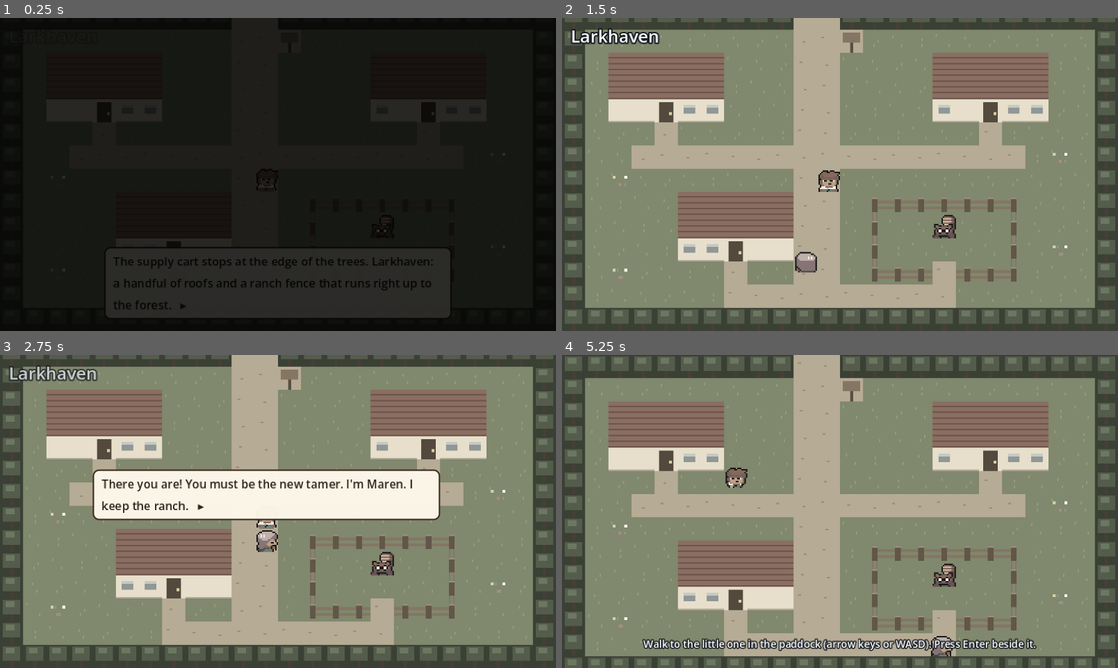
Above: before the commit, frames 1-4 (two rows, left to right).
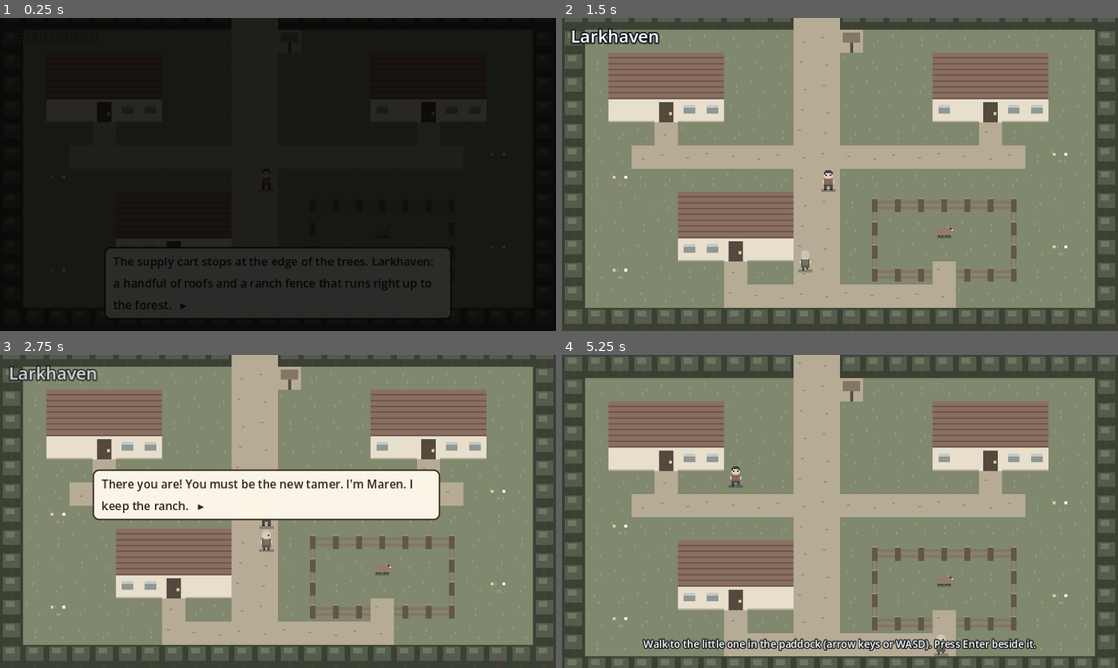
Above: after the commit, the same moments.

Repository: ecbarish/idle-arcade
Game: Godot game, scene res://scenes/main.tscn
Same seed, same stepped clock (60 frames per second), same inputs: the game is played once before the commit and once after it.
Inputs (mouse positions are in pixels of both pictures, inside the frame that each line leads up to):
- Up to frame 1 (0.25 s): no input
- Up to frame 2 (1.5 s): tap Enter (ui_accept) at 0.5, 0.77 s; move the mouse to (962, 158) at 0.52 s; hold Right (ui_right) 0.53-1.28 s; tap E at 0.6, 1.35 s; click (962, 158) at 0.67 s; move the mouse to (728, 190) at 1.27 s; hold Down (ui_down) from 1.28 s (still down)
- Up to frame 3 (2.75 s): tap Enter (ui_accept) at 1.52 s; move the mouse to (333, 442) at 2.02 s; release Down (ui_down) at 2.03 s; hold Right (ui_right) from 2.03 s (still down); tap E at 2.1 s
- Up to frame 4 (5.25 s): move the mouse to (812, 574) at 2.77 s; release Right (ui_right) at 2.78 s; hold Up (ui_up) 2.78-3.53 s; tap E every 0.75 s from 2.85 to 5.1 s; click (812, 574) at 2.92 s; tap Enter (ui_accept) at 3.02, 3.5, 3.77, 4.25, 4.52, 5 s; move the mouse to (1006, 558) at 3.52 s; hold Left (ui_left) 3.53-5.03 s; move the mouse to (673, 464) at 4.27 s; move the mouse to (867, 511) at 5.02 s; hold Down (ui_down) from 5.03 s (still down); click (867, 511) at 5.17 s

The runs differ from the first frame. In frame 1, less than 0.1% of the frame differs, in the area x 46-71%, y 48-68%; in frame 2, 0.6%, in the area x 41-71%, y 48-82%; in frame 3, 0.5%; in frame 4, 0.6%.

Commit message:
Godot trial: back to the code-drawn figures Evan preferred; Ninja Adventure removed; art direction recorded
Co-Authored-By: Claude Opus 5.5 <noreply@anthropic.com>

Diff:
--- a/wildbond-godot/scripts/main.gd
+++ b/wildbond-godot/scripts/main.gd
@@ -29,7 +29,6 @@
 	".SDAAAADS.", ".SDAAAADS.", "..DAAAAD..", "..DDDDDD..", "..DDDDDD..", "...K..K...", "...K..K..."]
 const CUB := [".........O.O", ".........OOO", "O..OOOOOOOEO", "OOOOOOOOOOOW", ".OOOOOOOOOO.", "..OOOOOOOO..",
 	"..O.O..O.O..", "..K.K..K.K.."]
-const SHEETS := { "tamer": preload("res://assets/ninja/tamer_walk.png"), "maren": preload("res://assets/ninja/maren_walk.png"), "cub": preload("res://assets/ninja/cub_walk.png") }
 const PAL := { "C": Color("2a3f6b"), "S": Color("f1c9a0"), "E": Color("222222"), "R": Color("d8453a"), "B": Color("3a4a6a"),
 	"K": Color("3a2a1a"), "G": Color("c9c3b8"), "A": Color("4f8a5a"), "D": Color("7a5236"), "O": Color("d8642e"), "W": Color("f4e4c8") }
 
@@ -221,26 +220,25 @@
 	for y in MAP.size():
 		for x in MAP[0].length():
 			_draw_tile(x, y, MAP[y][x])
-	var actors := [[me, "tamer"], [maren, "maren"], [cub, "cub"]]
+	var actors := [[me, TAMER], [maren, MAREN], [cub, CUB]]
 	actors.sort_custom(func(a, b): return a[0].pos.y < b[0].pos.y)
-	# Real sprite sheets (Ninja Adventure, CC0, assets/ninja): columns are directions (down, up, left, right), rows the
-	# steps of the walk. The tamer and the cub have four steps; Maren has two.
 	for i in actors.size():
 		var m: Mover = actors[i][0]
-		var sheet: Texture2D = SHEETS[actors[i][1]]
-		var steps := int(sheet.get_height() / 16.0)
+		var base: Array = actors[i][1]
 		var walking := not m.path.is_empty()
+		var frame := int(m.step_t * 8.0) % 2      # which foot is up
 		var bob := 0.0
-		var row := 0
 		if walking:
-			row = int(m.step_t * 8.0) % steps
+			bob = -1.0 if frame == 0 else 0.0
 		elif fmod(t + i * 0.8, 2.4) < 0.4:
 			bob = -1.0                             # a breath while standing still
 		if m == cub and cub_bonded and stage == "bonded":
 			bob = -abs(sin(t * 6.0)) * 3.0         # it hops for joy
-		draw_rect(Rect2(m.pos + Vector2(3, 13), Vector2(10, 3)), Color(0, 0, 0, 0.25))   # a soft shadow
-		var col: int = { Vector2i.DOWN: 0, Vector2i.UP: 1, Vector2i.LEFT: 2, Vector2i.RIGHT: 3 }.get(m.face, 0)
-		draw_texture_rect_region(sheet, Rect2(m.pos + Vector2(0, bob), Vector2(16, 16)), Rect2(col * 16, row * 16, 16, 16))
+		draw_rect(Rect2(m.pos + Vector2(3, 14), Vector2(10, 2)), Color(0, 0, 0, 0.25))   # a soft shadow
+		if base.size() > 8:
+			_draw_sprite(person_pose(base, m.face, walking, frame), m.pos + Vector2(3, 1 + bob), m.face != Vector2i.LEFT)
+		else:
+			_draw_sprite(creature_pose(base, walking, frame), m.pos + Vector2(2, 7 + bob), m.right)
 
 ## A person's look from the way they face: front (both eyes), back (all hair), side (one eye, flipped for left),
 ## with the feet stepping in turn while they walk.
Not shown, removed: wildbond-godot/assets/ninja/LICENSE.txt
Binary file removed: wildbond-godot/assets/ninja/cub_face.png
Binary file removed: wildbond-godot/assets/ninja/cub_walk.png
Binary file removed: wildbond-godot/assets/ninja/maren_face.png
Binary file removed: wildbond-godot/assets/ninja/maren_walk.png
Binary file removed: wildbond-godot/assets/ninja/tamer_face.png
Binary file removed: wildbond-godot/assets/ninja/tamer_walk.png
Not shown, changed: CREDITS.md
Not shown, changed: START-HERE.md
Not shown, changed: docs/wildbond-plan.md
